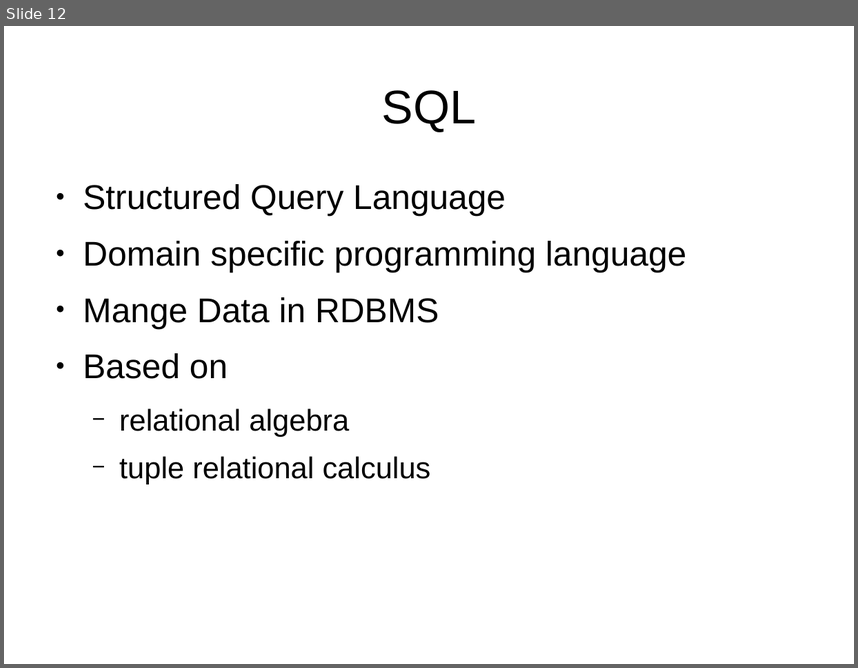
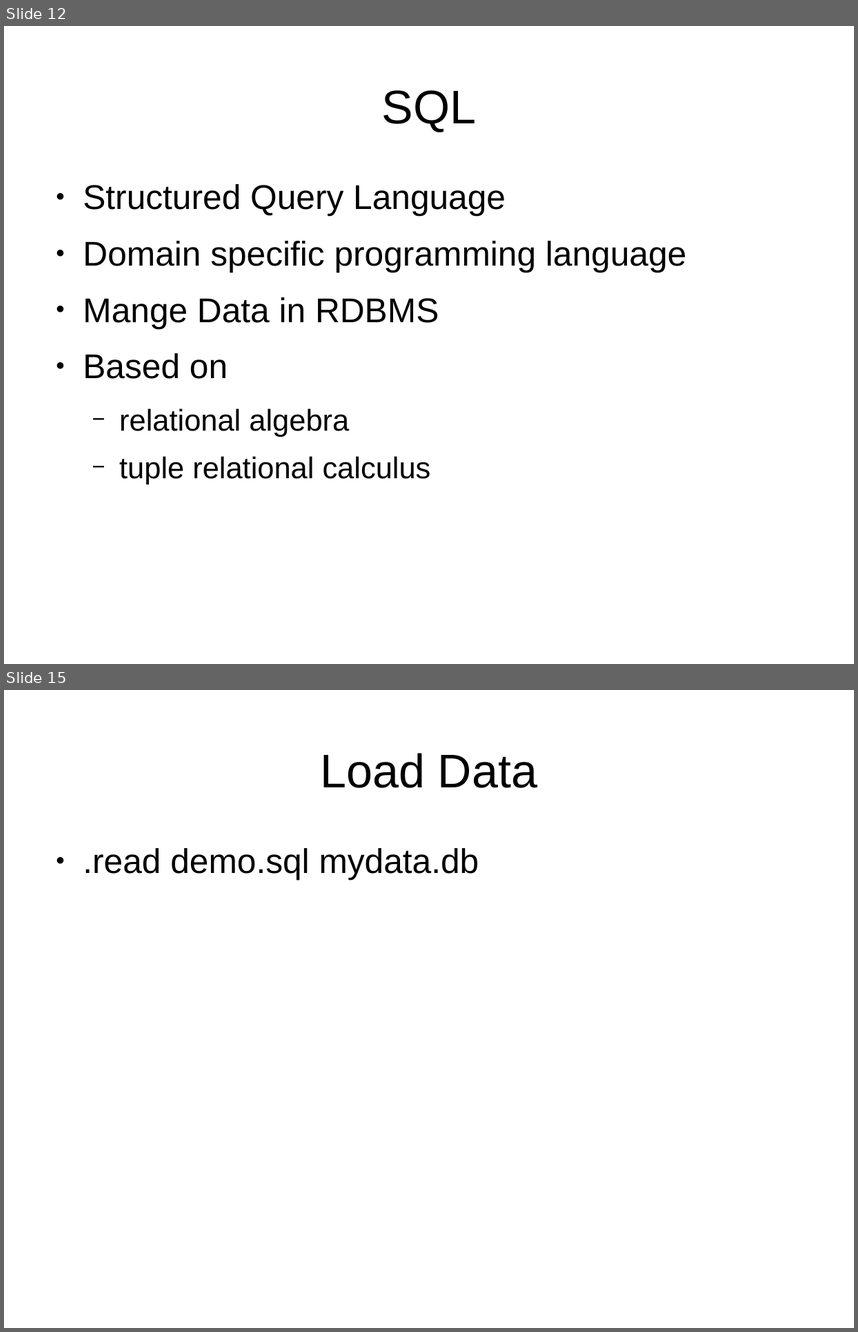
Before and after one commit to Oflameo/intro_to_databases_with_sqlite3, a slide deck: intro_to_databases_with_sqlite3.odp. Shown one above the other, each under a label of ours: slide 12 before the commit, slides 12 and 15 after it; the slides between them are not shown. The pictures are 858x668 and 858x1332 pixels, drawn with LibreOffice and Linux fonts; fonts in the diff are those of the drawing. Boxes give left, top, right and bottom in pixels: in the first picture for what was removed or moved away, otherwise in the second. Text is boxed around its words. In the diff, an @@ line names an element or a change of style, - is before the commit and + after.

```diff
--- a/intro_to_databases_with_sqlite3.odp
+++ b/intro_to_databases_with_sqlite3.odp
@@ slide 15 added at box(4, 690, 854, 1328), background #FFFFFF @@
@@ title added at box(320, 753, 537, 788), 44 pt, text #000000 @@
+Load Data
@@ text added at box(83, 848, 479, 880), 32 pt, text #000000 @@
+● .read demo.sql mydata.db
```
Also in this commit, not shown: 2 slides changed, 1 other slide added, 1 slide removed, 1 other file.
